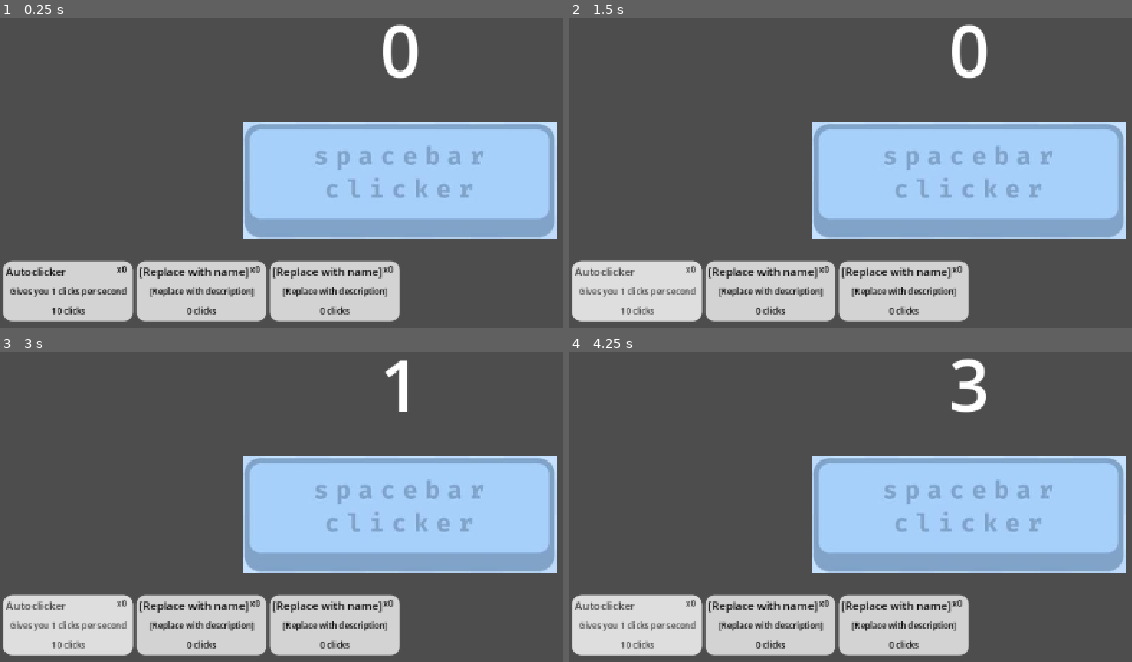
Above: before the commit, frames 1-4 (two rows, left to right).
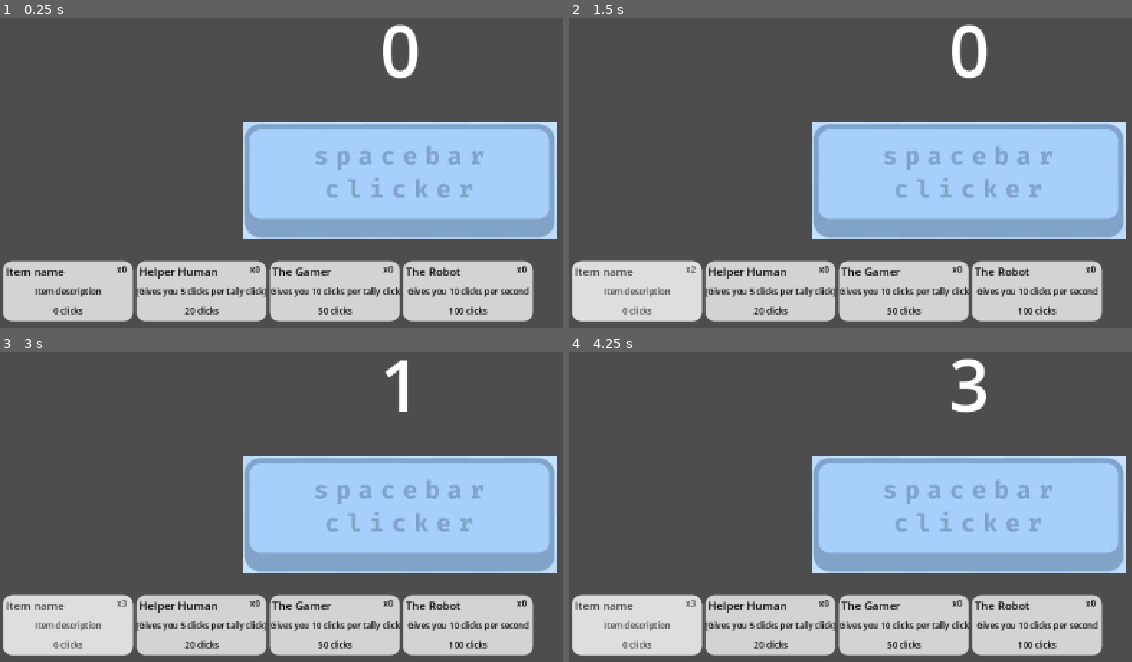
Above: after the commit, the same moments.

Repository: 1fh2gj3hk4jl/Spacebar_Clicker
Game: Godot game, scene res://main_level.tscn
The game is run twice, just before and just after one commit, with the same random seed, the same clock (stepped at 60 frames per second) and the same inputs.
Inputs (mouse positions are in pixels of both pictures, inside the frame that each line leads up to):
- Up to frame 1 (0.25 s): no input
- Up to frame 2 (1.5 s): click (636, 290) at 0.52 s; click (636, 290) at 1.27 s
- Up to frame 3 (3 s): click (67, 624) at 2.02 s; tap Enter at 2.75 s; tap Space (spacebar) at 2.85 s
- Up to frame 4 (4.25 s): tap Space (spacebar) at 3.5, 3.6 s

The runs differ from the first frame. In frame 1, 6.6% of the frame differs, in the area x 1-95%, y 78-99%; in frame 2, 6.6%; in frame 3, 6.6%; in frame 4, 6.6%.
Error after the commit: Invalid access of index '1' on a base object of type: 'Array'. (res://shop.gd:22)

Commit message:
shop upgrades

Diff:
--- a/shop.gd
+++ b/shop.gd
@@ -5,8 +5,10 @@
 # [Name, Description, Price, Click Increase, Click per second]
 var itemlist := [
 ["Autoclicker", "Gives you 1 clicks per second", 10, 0, 1],
-["[Replace with name]", "[Replace with description]", 0, 0, 0],
-["[Replace with name]", "[Replace with description]", 0, 0, 0],
+["Helper Human", "[Gives you 5 clicks per tally click]", 20, 5, 0],
+["The Gamer", "Gives you 10 clicks per tally click", 50, 10, 0],
+["The Robot", "Gives you 10 clicks per second", 100, 0, 10],
+[""]
 ]
 
 # Called when the node enters the scene tree for the first time.
